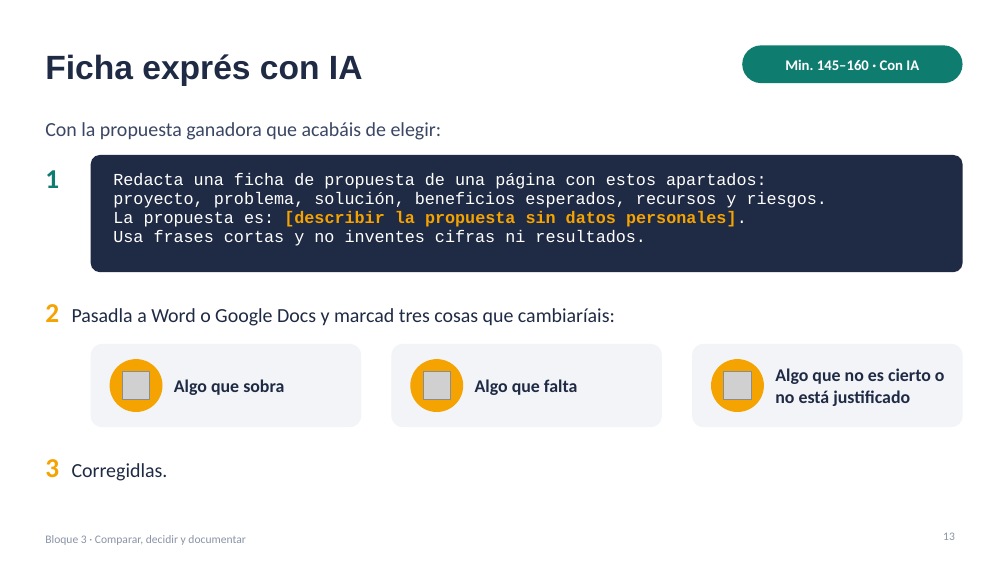
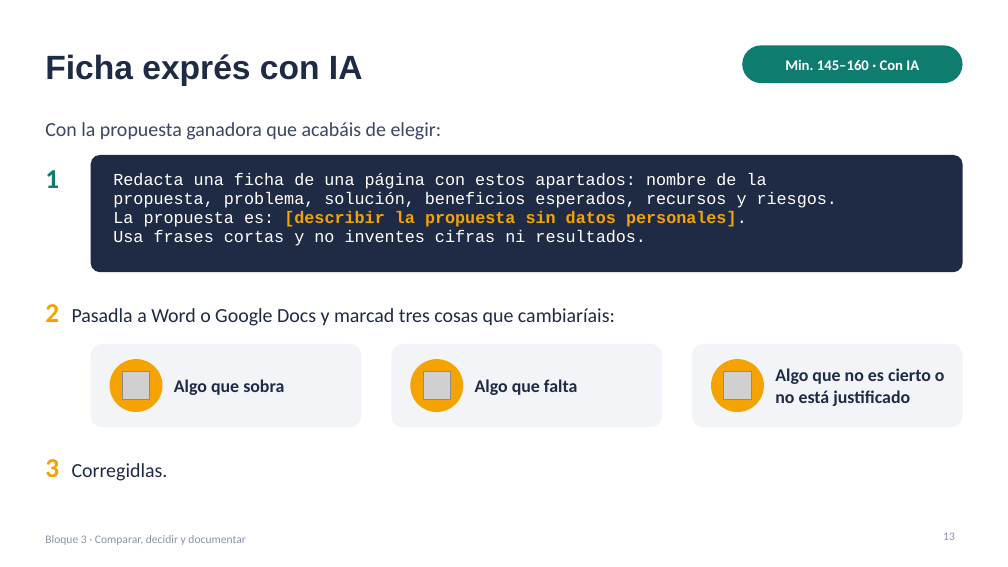
Before and after one commit to jjnieto/creatividad-ofimatica-ia, a slide deck: slide 13 of diapositivas/bloque3.pptx. Drawn at 1008x567 pixels with LibreOffice and Linux fonts; fonts in the diff are those of the drawing; grey boxes stand for pictures. Boxes give left, top, right and bottom in pixels: in the first picture for what was removed or moved away, otherwise in the second. Text is boxed around its words. In the diff, an @@ line names an element or a change of style, - is before the commit and + after.

```diff
--- a/diapositivas/bloque3.pptx
+++ b/diapositivas/bloque3.pptx
@@ text at bbox=[113, 173, 837, 208]: text changed @@
-Redacta una ficha de propuesta de una página con estos apartados:
-proyecto, problema, solución, beneficios esperados, recursos y riesgos.
+Redacta una ficha de una página con estos apartados: nombre de la
+propuesta, problema, solución, beneficios esperados, recursos y riesgos.
```
Also in this commit, not shown: 1 other slide changed, 5 other files.
